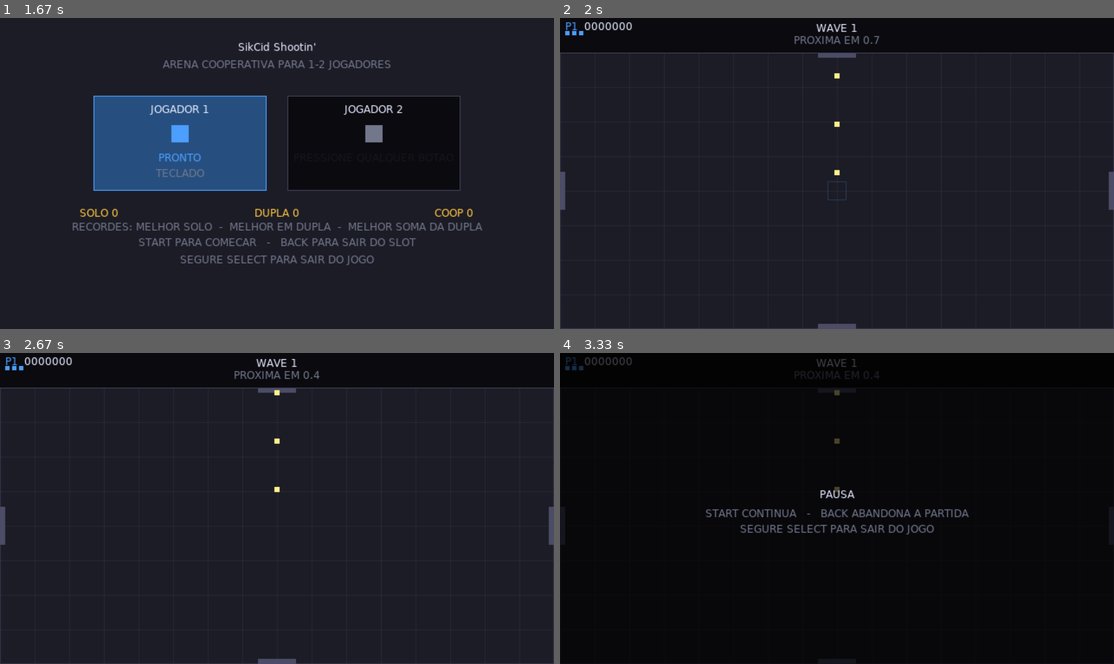
Above: before the commit, frames 1-4 (two rows, left to right).
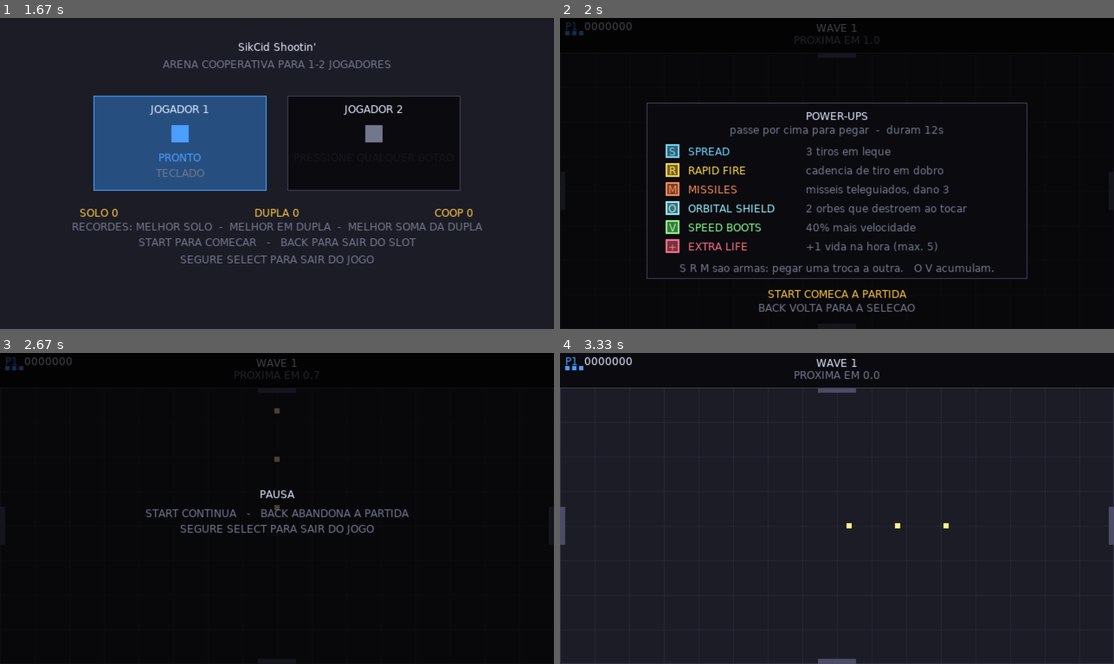
Above: after the commit, the same moments.

Repository: refeals/sikcid-shooting
Game: LÖVE game, started from main.lua
Two runs of this game, one before a commit and one after it. Both use one fixed random seed, a clock stepped at 60 frames per second and the inputs below.
Inputs:
- Up to frame 1 (1.67 s): hold F5 0.33-0.8 s; hold D 0.33-0.8 s; hold F5 0.83-1.3 s; hold Right 0.83-1.3 s; tap Enter at 1.33 s
- Up to frame 2 (2 s): tap Keypad Enter at 1.67 s
- Up to frame 3 (2.67 s): tap Enter at 2 s; tap Keypad Enter at 2.33 s
- Up to frame 4 (3.33 s): tap Enter at 2.67 s; hold Right from 3 s (still down)

Frame 1 is identical in both runs. In frame 2, 57% of the frame differs, in the area x 0-100%, y 1-100%; in frame 3, 89%; in frame 4, 89%.

Commit message:
feat: add briefing state

Diff:
--- a/src/entities/pickup.lua
+++ b/src/entities/pickup.lua
@@ -32,24 +32,27 @@
   return self.life > 0 and not self.dead
 end
 
--- Todo o desenho do pickup mora aqui.
+-- Ícone do power-up centrado em (x, y). Usado pelo pickup no chão e pela
+-- tela de briefing, para os dois mostrarem exatamente a mesma coisa.
+-- Trocar por sprite: só aqui.
+function Pickup.drawIcon(def, x, y, s)
+  local h = s * 0.5
+  love.graphics.setColor(def.color)
+  love.graphics.rectangle("fill", x - h, y - h, s, s)
+  love.graphics.setColor(0, 0, 0, 0.55)
+  love.graphics.rectangle("fill", x - h + 2, y - h + 2, s - 4, s - 4)
+
+  -- Letra identificando o power-up (placeholder do futuro sprite).
+  love.graphics.setColor(def.color)
+  love.graphics.printf(def.letter, x - 20, y - 7, 40, "center")
+  love.graphics.setColor(1, 1, 1, 1)
+end
+
 function Pickup:draw()
   -- Pisca nos últimos segundos avisando que vai sumir.
   if self.life < PU.blinkAt and math.floor(self.life * 8) % 2 == 0 then return end
-
-  local s = PU.pickupSize
-  local h = s * 0.5
-  local y = self.y + math.sin(self.bob) * 2   -- flutua de leve
-
-  love.graphics.setColor(self.def.color)
-  love.graphics.rectangle("fill", self.x - h, y - h, s, s)
-  love.graphics.setColor(0, 0, 0, 0.55)
-  love.graphics.rectangle("fill", self.x - h + 2, y - h + 2, s - 4, s - 4)
-
-  -- Letra identificando o power-up (placeholder do futuro sprite).
-  love.graphics.setColor(self.def.color)
-  love.graphics.printf(self.def.letter, self.x - 20, y - 7, 40, "center")
-  love.graphics.setColor(1, 1, 1, 1)
+  -- Flutua de leve.
+  Pickup.drawIcon(self.def, self.x, self.y + math.sin(self.bob) * 2, PU.pickupSize)
 end
 
 return Pickup
--- a/src/smoke.lua
+++ b/src/smoke.lua
@@ -28,11 +28,14 @@
   { 0.50, 1, "start", false },
   { 0.80, 2, "fire",  true  },   -- qualquer botão do device 2 vincula o Jogador 2
   { 0.90, 2, "fire",  false },
-  { 1.20, 1, "start", true  },   -- inicia a partida (debounce já passou)
+  { 1.20, 1, "start", true  },   -- sai do lobby (debounce já passou)
   { 1.30, 1, "start", false },
-  -- Abre e fecha a tela de teste de input (F5), exercitando push/pop da pilha.
-  { 1.60, 0, "fn", function() love.keypressed("f5", "f5", false) end },
-  { 1.80, 0, "fn", function() love.keypressed("f5", "f5", false) end },
+  -- Abre e fecha a tela de teste de input (F5) por cima do briefing,
+  -- exercitando push/pop da pilha com três estados empilhados.
+  { 1.40, 0, "fn", function() love.keypressed("f5", "f5", false) end },
+  { 1.55, 0, "fn", function() love.keypressed("f5", "f5", false) end },
+  { 1.70, 1, "start", true  },   -- fecha o briefing: a partida começa
+  { 1.80, 1, "start", false },
   -- Pausa e retoma (START no jogo).
   { 4.00, 1, "start", true  },
   { 4.10, 1, "start", false },
--- /dev/null
+++ b/src/states/briefing.lua
@@ -0,0 +1,122 @@
+-- Briefing antes da partida: janela sobre a arena (já montada e congelada)
+-- apresentando os power-ups. A partida só começa quando um dos jogadores
+-- aperta START de novo — assim a transição do lobby para o jogo não joga
+-- ninguém direto no meio da ação.
+--
+-- A lista vem de Powerups.DEFS: power-up novo aparece aqui sozinho.
+
+local Config   = require("src.config")
+local Input    = require("src.input")
+local State    = require("src.state")
+local Audio    = require("src.audio")
+local Powerups = require("src.systems.powerups")
+local Pickup   = require("src.entities.pickup")
+
+local Briefing = {}
+
+local ACCEPT_DELAY = 0.3   -- ignora o START que saiu do lobby
+local ICON = 16
+local ROW_H = 22
+
+-- Letras das armas e dos acumuláveis, montadas uma vez a partir dos dados.
+local function lettersWhere(pred)
+  local out = {}
+  for i = 1, #Powerups.DEFS do
+    local d = Powerups.DEFS[i]
+    if pred(d) then out[#out + 1] = d.letter end
+  end
+  return table.concat(out, " ")
+end
+
+local WEAPON_LETTERS = lettersWhere(function(d) return d.weapon end)
+local STACK_LETTERS  = lettersWhere(function(d) return not d.weapon and not d.permanent end)
+
+function Briefing:enter(world)
+  self.world = world
+  self.timer = 0
+  if Config.SMOKE then require("src.smoke").note("state", "briefing") end
+end
+
+function Briefing:leave()
+  if Config.SMOKE then
+    require("src.smoke").note("state", "game/" .. self.world.playerCount .. "p")
+  end
+end
+
+function Briefing:update(dt)
+  self.timer = self.timer + dt
+  if self.timer < ACCEPT_DELAY then return end
+
+  local world = self.world
+  for i = 1, world.playerCount do
+    local d = world.players[i].device
+    if d and d.connected then
+      if d:pressed("start") then
+        Audio.play("menu_confirm")
+        State.pop()
+        return
+      elseif d:pressed("back") and not d:isDown("start") then
+        -- A partida ainda não começou: voltar é só desistir do menu.
+        Audio.play("menu_cancel")
+        State.reset(require("src.states.lobby"))
+        return
+      end
+    end
+  end
+end
+
+function Briefing:draw()
+  local W, H = Config.VIRTUAL_W, Config.VIRTUAL_H
+  local C = Config.COLORS
+  local defs = Powerups.DEFS
+
+  love.graphics.setColor(0, 0, 0, 0.72)
+  love.graphics.rectangle("fill", 0, 0, W, H)
+
+  -- Painel.
+  local pw = 440
+  -- 48px de cabeçalho + linhas + 24px da regra de acúmulo.
+  local ph = 72 + #defs * ROW_H
+  local px = math.floor((W - pw) * 0.5)
+  local py = math.floor(Config.HUD_H + (H - Config.HUD_H - ph) * 0.5)
+  love.graphics.setColor(C.hudBg)
+  love.graphics.rectangle("fill", px, py, pw, ph)
+  love.graphics.setColor(C.hudLine)
+  love.graphics.rectangle("line", px + 0.5, py + 0.5, pw - 1, ph - 1)
+
+  love.graphics.setColor(C.text)
+  love.graphics.printf("POWER-UPS", px, py + 8, pw, "center")
+  love.graphics.setColor(C.textDim)
+  love.graphics.printf(string.format("passe por cima para pegar  -  duram %ds",
+    Config.POWERUP.duration), px, py + 24, pw, "center")
+
+  -- Uma linha por power-up: ícone, nome, descrição.
+  local y = py + 48
+  for i = 1, #defs do
+    local d = defs[i]
+    local cy = y + ICON * 0.5
+    Pickup.drawIcon(d, px + 30, cy, ICON)
+    love.graphics.setColor(d.color)
+    love.graphics.print(d.name, px + 48, cy - 7)
+    love.graphics.setColor(C.textDim)
+    love.graphics.print(d.desc or "", px + 184, cy - 7)
+    y = y + ROW_H
+  end
+
+  -- Regra de acúmulo.
+  love.graphics.setColor(C.textDim)
+  love.graphics.printf(string.format("%s sao armas: pegar uma troca a outra.   %s acumulam.",
+    WEAPON_LETTERS, STACK_LETTERS), px, y + 4, pw, "center")
+
+  -- Convite para começar, pulsando para chamar atenção.
+  local ready = self.timer >= ACCEPT_DELAY
+  local a = ready and (0.6 + 0.4 * math.sin(self.timer * 5)) or 0.3
+  love.graphics.setColor(C.textWarn[1], C.textWarn[2], C.textWarn[3], a)
+  love.graphics.printf("START COMECA A PARTIDA", 0, py + ph + 10, W, "center")
+  love.graphics.setColor(C.textDim)
+  love.graphics.printf("BACK VOLTA PARA A SELECAO", 0, py + ph + 26, W, "center")
+
+  love.graphics.setColor(1, 1, 1, 1)
+end
+
+return Briefing
--- a/src/states/game.lua
+++ b/src/states/game.lua
@@ -243,9 +243,9 @@
     world.players[i] = p
   end
 
-  if Config.SMOKE then
-    require("src.smoke").note("state", "game/" .. world.playerCount .. "p")
-  end
+  -- A arena já está montada; o briefing fica por cima (tudo congelado) até
+  -- alguém apertar START.
+  State.push(require("src.states.briefing"), world)
 end
 
 local function allPlayersOut()
